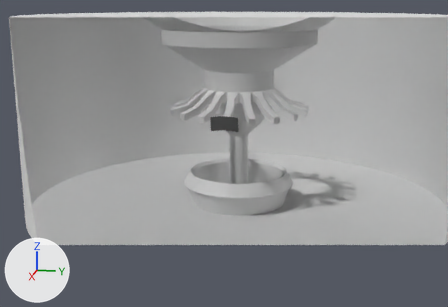
The FBX model Assets/World/Models/Room.fbx as it was, and as the next commit left it.
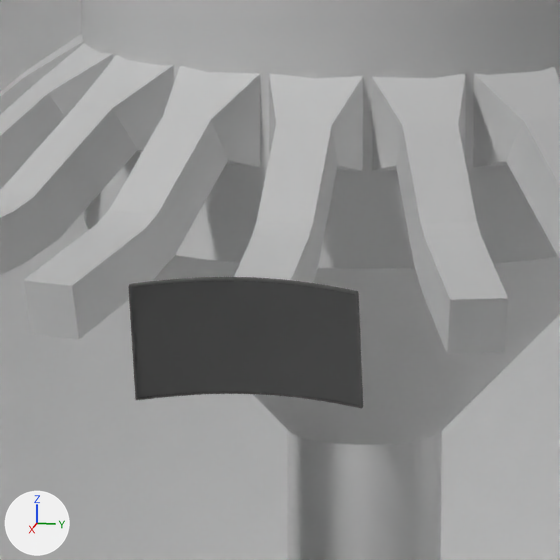
The first picture shows the older version from a camera (50 mm lens) standing at (24.09, 4.21, 7.99) and looking at (3.15, 0.03, 2.76). The close-ups show both versions on the part from 43% to 59% of the width and 27% to 49% of the height of that picture; other places that the commit changed are outside them. The lights are fixed; the arrows at lower left show +X, +Y and +Z. Everything nearer to the camera than a plane just in front of the edit is cut away.

The first close-up shows 'MiddleColumn', 'Room', 'TV Frame', 'TV Screen', 'TVArm', 'Ticker'.
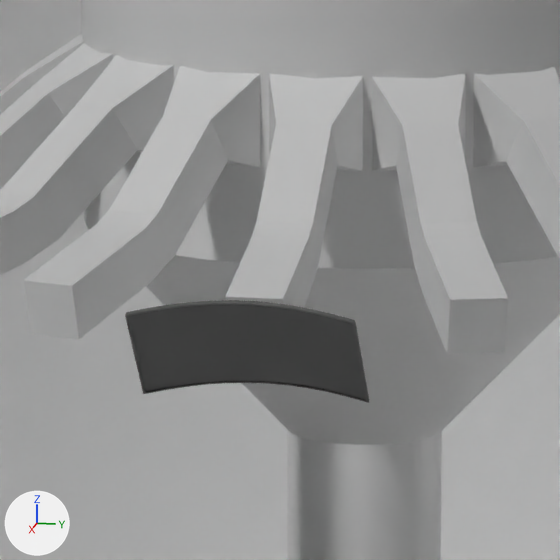
The change, as a diff of the scene's bpy script:
```diff
--- a/Assets/World/Models/Room.fbx.py
+++ b/Assets/World/Models/Room.fbx.py
@@ me_mesh_004 @@
 me_mesh_004.from_pydata(...)  # 357 vertices, 337 faces; spans x 2.732..3.034, y -0.493..0.501, z 3.491..4.054
 # used by ob_tv_frame; location = (0.0, 0.0, 0.0)
+# me_mesh_004 part 2: the loose piece of 224 vertices spanning x 2.824..3.034, y -0.493..0.501, z 3.491..4.054 is turned 26.7 degrees about the y axis through its middle, then moved by (-0.03, 0.0, -0.043)
 me_mesh_004.materials.append(mat_techware_001)
@@ me_mesh_005 @@
 me_mesh_005.from_pydata(...)  # 32 vertices, 15 faces; spans x 2.846..3.026, y -0.482..0.49, z 3.503..4.046
 # used by ob_tv_screen; location = (0.0, 0.0, 0.0)
+# me_mesh_005 part 1: the whole mesh is turned 26.9 degrees about the y axis through its middle, then moved by (-0.033, 0.0, -0.046)
 me_mesh_005.materials.append(mat_techware_screen_001)
```

Location of each change, (x1, y1, x2, y2) in pixels of the close-ups (560 x 560 px):
'TV Screen', mesh turned: before (132, 282, 360, 405); after (129, 305, 366, 400)
'TV Frame', reshaped (22% shorter): before (128, 277, 363, 409); after (125, 300, 369, 403)
